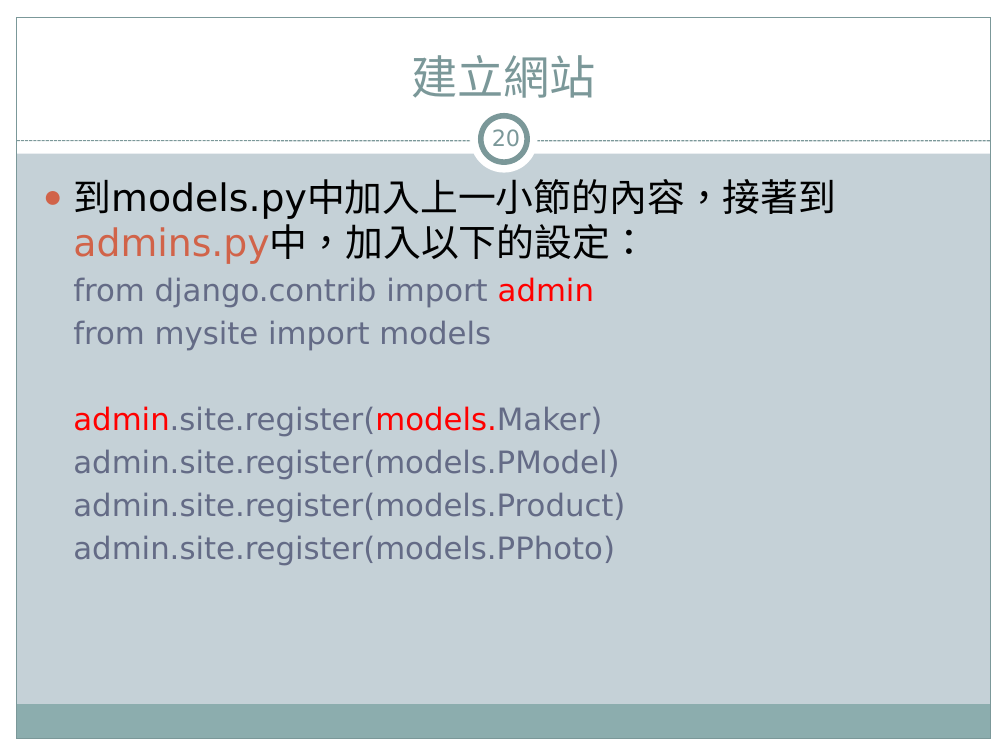
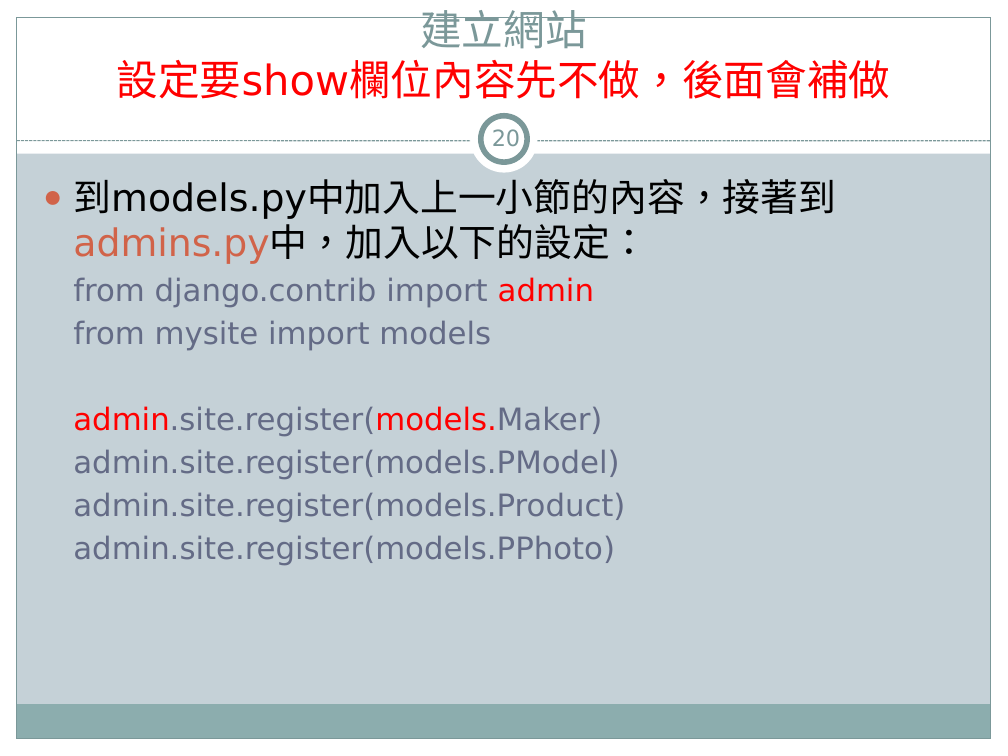
Before and after one commit to jacktea88/406django, a slide deck: slide 20 of ch07/Django4-ch07-1103.pptx. Drawn at 1008x756 pixels with LibreOffice and Linux fonts; fonts in the diff are those of the drawing. Boxes give left, top, right and bottom in pixels: in the first picture for what was removed or moved away, otherwise in the second. Text is boxed around its words. In the diff, an @@ line names an element or a change of style, - is before the commit and + after.

```diff
--- a/ch07/Django4-ch07-1103.pptx
+++ b/ch07/Django4-ch07-1103.pptx
@@ title at box(117, 10, 891, 99): text changed; size 33 to 29.7 pt; text colour #7C999A to #FF0000 @@
-建立網站
+建立網站
+設定要show欄位內容先不做，後面會補做
```
Also in this commit, not shown: 5 other slides changed, 3 other files.
